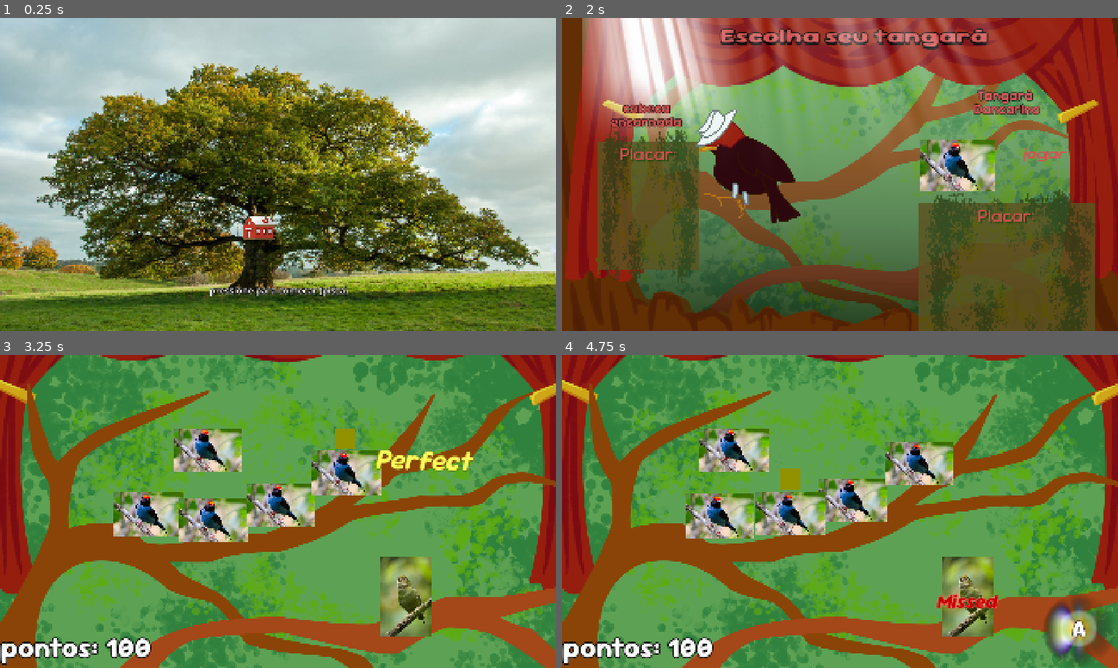
Above: before the commit, frames 1-4 (two rows, left to right).
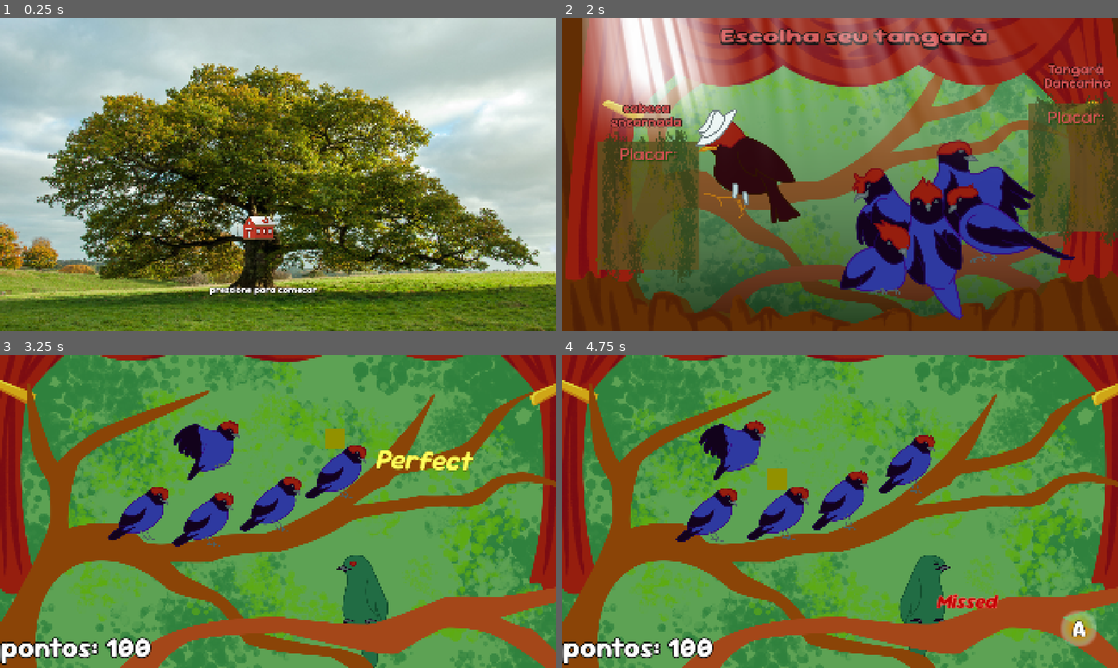
Above: after the commit, the same moments.

Repository: FaunaPolaris/quem-nao-dancar-dancou
Game: Godot game, scene res://mainMenu/mainMenu.tscn
The game is run twice, just before and just after one commit, with the same random seed, the same clock (stepped at 60 frames per second) and the same inputs. Sound files missing from this copy of the repository are replaced by a short silence.
Inputs (mouse positions are in pixels of both pictures, inside the frame that each line leads up to; where the layout moved, square brackets give the same spot in the first picture):
- Up to frame 1 (0.25 s): no input
- Up to frame 2 (2 s): tap Enter at 0.5 s; move the mouse to (962, 158) at 0.52 s; tap A (A) at 0.6 s; tap D (D) at 0.8, 1.35 s; move the mouse to (728, 190) at 1.27 s; tap S (S) at 1.55 s
- Up to frame 3 (3.25 s): click (389, 558) [483, 489] at 2 s; move the mouse to (333, 442) at 2.77 s; tap S (S) at 2.85 s; tap A (A) at 3.05 s
- Up to frame 4 (4.75 s): move the mouse to (812, 574) at 3.52 s; tap A (A) at 3.6 s; tap D (D) at 3.8, 4.35 s; move the mouse to (1006, 558) at 4.27 s; tap S (S) at 4.55 s

The runs differ from the first frame. In frame 1, 0.5% of the frame differs, in the area x 37-63%, y 85-89%; in frame 2, 25%, in the area x 50-100%, y 14-100%; in frame 3, 13%; in frame 4, 14%.

Commit message:
art for blue bird

Diff:
--- a/gameDancarino/Individual/individual.gd
+++ b/gameDancarino/Individual/individual.gd
@@ -18,6 +18,7 @@
 	var	tween : Tween
 	tween = get_tree().create_tween()
 	if queue_position == 5:
+		$art.play("fly")
 		tween.tween_property(self, "global_position", self.global_position + Vector2(100, -200), .2)
 		tween.tween_property(self, "global_position", self.global_position + Vector2(600, -200), .4)
 		tween.tween_property(self, "global_position", positions[0], .2)
@@ -25,7 +26,8 @@
 		if is_player:
 			emit_signal("player_flying")
 	else:
-		tween.tween_property(self, "global_position", self.global_position + Vector2(0, -50), .2)
+		$art.play("jump")
+		tween.tween_property(self, "global_position", self.global_position + Vector2(-50, -50), .2)
 		tween.tween_property(self, "global_position", positions[queue_position], .6)
 		queue_position += 1
 		if is_player:
--- a/gameDancarino/Individual/individual.tscn
+++ b/gameDancarino/Individual/individual.tscn
@@ -1,14 +1,49 @@
-[gd_scene load_steps=3 format=3 uid="uid://b20qxhhyj0u7o"]
+[gd_scene load_steps=8 format=3 uid="uid://b20qxhhyj0u7o"]
 
 [ext_resource type="Script" uid="uid://c6rec31hwihuq" path="res://gameDancarino/Individual/individual.gd" id="1_uh68m"]
-[ext_resource type="Texture2D" uid="uid://cvtqax8ofcdrc" path="res://Shared/assets/tangaraDancarino.jpg" id="2_n5w06"]
+[ext_resource type="Texture2D" uid="uid://cre6woelk3cyg" path="res://gameDancarino/assets/dancarino_voo1.png" id="2_3e317"]
+[ext_resource type="Texture2D" uid="uid://hmq7yc3a4qx" path="res://gameDancarino/assets/dancarino_voo2.png" id="3_207c1"]
+[ext_resource type="Texture2D" uid="uid://b2dkk7vjp88c8" path="res://gameDancarino/assets/dancarino_pulinho1.png" id="4_v3oti"]
+[ext_resource type="Texture2D" uid="uid://djcrlcql3yow1" path="res://gameDancarino/assets/dancarino_pulinho2.png" id="5_ui4tu"]
+[ext_resource type="Texture2D" uid="uid://dd0jjggp4evmn" path="res://gameDancarino/assets/dancarino_pulinho3.png" id="6_dlp1l"]
+
+[sub_resource type="SpriteFrames" id="SpriteFrames_kn5v1"]
+animations = [{
+"frames": [{
+"duration": 1.0,
+"texture": ExtResource("2_3e317")
+}, {
+"duration": 1.0,
+"texture": ExtResource("3_207c1")
+}],
+"loop": true,
+"name": &"fly",
+"speed": 5.0
+}, {
+"frames": [{
+"duration": 1.0,
+"texture": ExtResource("4_v3oti")
+}, {
+"duration": 1.0,
+"texture": ExtResource("5_ui4tu")
+}, {
+"duration": 1.0,
+"texture": ExtResource("6_dlp1l")
+}],
+"loop": true,
+"name": &"jump",
+"speed": 8.0
+}]
 
 [node name="individual" type="Node2D"]
 script = ExtResource("1_uh68m")
 
-[node name="art" type="Sprite2D" parent="."]
+[node name="art" type="AnimatedSprite2D" parent="."]
 scale = Vector2(0.6, 0.6)
-texture = ExtResource("2_n5w06")
+sprite_frames = SubResource("SpriteFrames_kn5v1")
+animation = &"jump"
+autoplay = "jump"
+frame_progress = 0.654255
 
 [node name="ColorRect" type="ColorRect" parent="."]
 visible = false
--- a/gameDancarino/gameDancarino.gd
+++ b/gameDancarino/gameDancarino.gd
@@ -33,23 +33,27 @@
 		new_popup.position = Vector2(randi_range(200, 1720), randi_range(200, 880))
 		new_popup.get_node("perfect").show()
 		add_child(new_popup)
+		$DancarinoFem.play("love")
 	elif accuracy > 60:
 		var popup_scene = load("res://gameDancarino/popUp/popUp.tscn")
 		var new_popup = popup_scene.instantiate()
 		new_popup.position = Vector2(randi_range(200, 1720), randi_range(200, 880))
 		new_popup.get_node("good").show()
 		add_child(new_popup)
+		$DancarinoFem.play("default")
 	elif accuracy > 40:
 		var popup_scene = load("res://gameDancarino/popUp/popUp.tscn")
 		var new_popup = popup_scene.instantiate()
 		new_popup.position = Vector2(randi_range(200, 1720), randi_range(200, 880))
 		new_popup.get_node("okay").show()
+		$DancarinoFem.play("bad")
 		add_child(new_popup)
 	else:
 		var popup_scene = load("res://gameDancarino/popUp/popUp.tscn")
 		var new_popup = popup_scene.instantiate()
 		new_popup.position = Vector2(randi_range(200, 1720), randi_range(200, 880))
 		new_popup.get_node("missed").show()
+		$DancarinoFem.play("bad")
 		add_child(new_popup)
 
 func _on_individual_5_player_flying() -> void:
--- a/gameDancarino/gameDancarino.tscn
+++ b/gameDancarino/gameDancarino.tscn
@@ -1,12 +1,41 @@
-[gd_scene load_steps=8 format=3 uid="uid://wmasociacvuy"]
+[gd_scene load_steps=11 format=3 uid="uid://wmasociacvuy"]
 
 [ext_resource type="Script" uid="uid://ditrhi0tiof5g" path="res://gameDancarino/gameDancarino.gd" id="1_qqvk5"]
 [ext_resource type="PackedScene" uid="uid://b20qxhhyj0u7o" path="res://gameDancarino/Individual/individual.tscn" id="2_1s54u"]
 [ext_resource type="Texture2D" uid="uid://c1h2lw2e8nj31" path="res://Shared/assets/background_menu_fundoverde.png" id="2_qqvk5"]
 [ext_resource type="Texture2D" uid="uid://d3r782heys5v5" path="res://Shared/assets/background_menu_cortina.png" id="3_7wqvk"]
 [ext_resource type="Texture2D" uid="uid://dmh7g80ko6hin" path="res://Shared/assets/background_menu_galhos.png" id="3_irmdr"]
-[ext_resource type="Texture2D" uid="uid://ypoyd5ekeh1g" path="res://gameDancarino/assets/dancarinoFem.jpeg" id="6_7wqvk"]
+[ext_resource type="Texture2D" uid="uid://chogncaj5hosl" path="res://gameDancarino/assets/femea3.png" id="4_phpjv"]
+[ext_resource type="Texture2D" uid="uid://b3h6t23hb3l0w" path="res://gameDancarino/assets/femea1.png" id="5_7wfw4"]
 [ext_resource type="LabelSettings" uid="uid://ctrfkkqyheg2r" path="res://Shared/resources/pointsLabelSetting.tres" id="6_chxhc"]
+[ext_resource type="Texture2D" uid="uid://doq8t3l7knbmj" path="res://gameDancarino/assets/femea2.png" id="6_hlgc1"]
+
+[sub_resource type="SpriteFrames" id="SpriteFrames_x7vpx"]
+animations = [{
+"frames": [{
+"duration": 1.0,
+"texture": ExtResource("4_phpjv")
+}],
+"loop": true,
+"name": &"bad",
+"speed": 5.0
+}, {
+"frames": [{
+"duration": 1.0,
+"texture": ExtResource("5_7wfw4")
+}],
+"loop": true,
+"name": &"default",
+"speed": 5.0
+}, {
+"frames": [{
+"duration": 1.0,
+"texture": ExtResource("6_hlgc1")
+}],
+"loop": true,
+"name": &"love",
+"speed": 5.0
+}]
 
 [node name="gameDancarino" type="Node2D"]
 script = ExtResource("1_qqvk5")
@@ -19,6 +48,13 @@
 position = Vector2(976, 300)
 scale = Vector2(1.19197, 1.19197)
 texture = ExtResource("3_7wqvk")
+
+[node name="DancarinoFem" type="AnimatedSprite2D" parent="."]
+position = Vector2(1251, 880)
+scale = Vector2(0.607492, 0.607492)
+sprite_frames = SubResource("SpriteFrames_x7vpx")
+animation = &"bad"
+autoplay = "default"
 
 [node name="BackgroundMenuGalhos" type="Sprite2D" parent="."]
 position = Vector2(943, 609)
@@ -66,10 +102,6 @@
 wait_time = 60.0
 autostart = true
 
-[node name="DancarinoFem" type="Sprite2D" parent="."]
-position = Vector2(1400, 834)
-texture = ExtResource("6_7wqvk")
-
 [connection signal="timeout" from="Timer" to="individuals/individual" method="_on_timer_timeout"]
 [connection signal="timeout" from="Timer" to="individuals/individual2" method="_on_timer_timeout"]
 [connection signal="timeout" from="Timer" to="individuals/individual3" method="_on_timer_timeout"]
--- a/gameDancarino/note/note.tscn
+++ b/gameDancarino/note/note.tscn
@@ -89,6 +89,7 @@
 autostart = true
 
 [node name="ColorRect" type="ColorRect" parent="."]
+visible = false
 material = SubResource("ShaderMaterial_qddas")
 custom_minimum_size = Vector2(128, 128)
 offset_left = -63.0
--- a/levelSelect/levelSelect.tscn
+++ b/levelSelect/levelSelect.tscn
@@ -1,11 +1,10 @@
-[gd_scene load_steps=29 format=3 uid="uid://7t6gjyxgshnk"]
+[gd_scene load_steps=40 format=3 uid="uid://7t6gjyxgshnk"]
 
 [ext_resource type="Script" uid="uid://b0v8ighdy3ybo" path="res://levelSelect/levelSelect.gd" id="1_hcn63"]
 [ext_resource type="Texture2D" uid="uid://c1h2lw2e8nj31" path="res://Shared/assets/background_menu_fundoverde.png" id="2_gmxw2"]
 [ext_resource type="Texture2D" uid="uid://6iirxdt5xlqg" path="res://levelSelect/assets/background_menu_arvore.png" id="3_xieua"]
 [ext_resource type="Texture2D" uid="uid://d3r782heys5v5" path="res://Shared/assets/background_menu_cortina.png" id="4_lr5va"]
 [ext_resource type="Texture2D" uid="uid://dmh7g80ko6hin" path="res://Shared/assets/background_menu_galhos.png" id="5_7ntnu"]
-[ext_resource type="Texture2D" uid="uid://cvtqax8ofcdrc" path="res://Shared/assets/tangaraDancarino.jpg" id="5_xieua"]
 [ext_resource type="FontFile" uid="uid://edafsmx010lx" path="res://Shared/font/Sour_Gummy/static/SourGummy-Bold.ttf" id="6_os0ik"]
 [ext_resource type="Shader" uid="uid://bcc3ymfw0urw5" path="res://Shared/shader/godRay.gdshader" id="6_q4fc6"]
 [ext_resource type="FontFile" uid="uid://gvbhd4h8hnys" path="res://Shared/font/Sour_Gummy/static/SourGummy_SemiExpanded-MediumItalic.ttf" id="7_2rl2q"]
@@ -13,6 +12,7 @@
 [ext_resource type="FontFile" uid="uid://b0qrr2g3y806y" path="res://Shared/font/Sour_Gummy/static/SourGummy-Regular.ttf" id="9_3n1rp"]
 [ext_resource type="FontFile" uid="uid://x4acwt6ufigu" path="res://Shared/font/Sour_Gummy/static/SourGummy-LightItalic.ttf" id="10_ybgj6"]
 [ext_resource type="Texture2D" uid="uid://8f8b7osf0sfl" path="res://levelSelect/assets/tancabeca_menu.png" id="12_os0ik"]
+[ext_resource type="Texture2D" uid="uid://cgrso4mp74i1e" path="res://levelSelect/assets/dancarino_menu.png" id="13_os0ik"]
 [ext_resource type="FontFile" uid="uid://cj8fqv5peabgs" path="res://Shared/font/Sour_Gummy/static/SourGummy_Expanded-ExtraBold.ttf" id="14_3n1rp"]
 
 [sub_resource type="Gradient" id="Gradient_3n1rp"]
@@ -86,6 +86,28 @@
 Button/styles/normal = SubResource("StyleBoxEmpty_ybgj6")
 Button/styles/pressed = SubResource("StyleBoxEmpty_wjieo")
 
+[sub_resource type="StyleBoxEmpty" id="StyleBoxEmpty_3xcga"]
+
+[sub_resource type="StyleBoxEmpty" id="StyleBoxEmpty_y1g8u"]
+
+[sub_resource type="StyleBoxEmpty" id="StyleBoxEmpty_yq00d"]
+
+[sub_resource type="StyleBoxEmpty" id="StyleBoxEmpty_g14b6"]
+
+[sub_resource type="StyleBoxEmpty" id="StyleBoxEmpty_inkgg"]
+
+[sub_resource type="StyleBoxEmpty" id="StyleBoxEmpty_wfcia"]
+
+[sub_resource type="StyleBoxEmpty" id="StyleBoxEmpty_a86sh"]
+
+[sub_resource type="StyleBoxEmpty" id="StyleBoxEmpty_xjmys"]
+
+[sub_resource type="StyleBoxEmpty" id="StyleBoxEmpty_thi4l"]
+
+[sub_resource type="StyleBoxEmpty" id="StyleBoxEmpty_w5kgr"]
+
+[sub_resource type="StyleBoxEmpty" id="StyleBoxEmpty_m7xjy"]
+
 [sub_resource type="LabelSettings" id="LabelSettings_gmxw2"]
 font = ExtResource("14_3n1rp")
 font_size = 64
@@ -255,39 +277,44 @@
 shape = SubResource("RectangleShape2D_pmsvn")
 
 [node name="name" type="Label" parent="ParallaxBackground/ParallaxLayer5/TangaraDancarino"]
-offset_left = -516.0
-offset_top = -217.0
-offset_right = 71.0
-offset_bottom = -48.0
+offset_left = -272.0
+offset_top = -307.0
+offset_right = 315.0
+offset_bottom = -138.0
 text = "Tangará
 Dancarino"
 label_settings = SubResource("LabelSettings_hcn63")
 horizontal_alignment = 1
 
-[node name="VBoxContainer" type="VBoxContainer" parent="ParallaxBackground/ParallaxLayer5/TangaraDancarino"]
-custom_minimum_size = Vector2(64, 64)
-offset_left = -249.0
-offset_top = -16.0
-offset_right = 64.0
-offset_bottom = 182.0
-theme = SubResource("Theme_hcn63")
-
-[node name="play" type="Button" parent="ParallaxBackground/ParallaxLayer5/TangaraDancarino/VBoxContainer"]
-layout_mode = 2
+[node name="play" type="Button" parent="ParallaxBackground/ParallaxLayer5/TangaraDancarino"]
+offset_left = -791.0
+offset_top = -59.0
+offset_right = -41.0
+offset_bottom = 569.0
 mouse_filter = 1
-text = "jogar"
+theme_override_styles/focus = SubResource("StyleBoxEmpty_3xcga")
+theme_override_styles/disabled_mirrored = SubResource("StyleBoxEmpty_y1g8u")
+theme_override_styles/disabled = SubResource("StyleBoxEmpty_yq00d")
+theme_override_styles/hover_pressed_mirrored = SubResource("StyleBoxEmpty_g14b6")
+theme_override_styles/hover_pressed = SubResource("StyleBoxEmpty_inkgg")
+theme_override_styles/hover_mirrored = SubResource("StyleBoxEmpty_wfcia")
+theme_override_styles/hover = SubResource("StyleBoxEmpty_a86sh")
+theme_override_styles/pressed_mirrored = SubResource("StyleBoxEmpty_xjmys")
+theme_override_styles/pressed = SubResource("StyleBoxEmpty_thi4l")
+theme_override_styles/normal_mirrored = SubResource("StyleBoxEmpty_w5kgr")
+theme_override_styles/normal = SubResource("StyleBoxEmpty_m7xjy")
 
 [node name="ScoreBoard" type="Panel" parent="ParallaxBackground/ParallaxLayer5/TangaraDancarino"]
-offset_left = -512.0
-offset_top = 188.0
-offset_right = 68.0
-offset_bottom = 624.0
+offset_left = -134.0
+offset_top = -153.0
+offset_right = 173.0
+offset_bottom = 283.0
 mouse_filter = 1
 theme_override_styles/panel = ExtResource("8_os0ik")
 
 [node name="VBox" type="VBoxContainer" parent="ParallaxBackground/ParallaxLayer5/TangaraDancarino/ScoreBoard"]
 layout_mode = 0
-offset_right = 577.0
+offset_right = 302.0
 offset_bottom = 424.0
 
 [node name="title" type="Label" parent="ParallaxBackground/ParallaxLayer5/TangaraDancarino/ScoreBoard/VBox"]
@@ -316,16 +343,15 @@
 [node name="spotlight" type="ColorRect" parent="ParallaxBackground/ParallaxLayer5/TangaraDancarino"]
 visible = false
 material = SubResource("ShaderMaterial_gmxw2")
-offset_left = -590.0
-offset_top = -760.0
-offset_right = 247.0
-offset_bottom = 43.0
+offset_left = -806.0
+offset_top = -585.0
+offset_right = 31.0
+offset_bottom = 218.0
 mouse_filter = 2
 
 [node name="Sprite2D" type="Sprite2D" parent="ParallaxBackground/ParallaxLayer5/TangaraDancarino"]
-position = Vector2(-391, 57)
-scale = Vector2(0.6495, 0.704)
-texture = ExtResource("5_xieua")
+position = Vector2(-396, 277)
+texture = ExtResource("13_os0ik")
 
 [node name="title" type="Label" parent="."]
 anchors_preset = 15
@@ -358,4 +384,4 @@
 [connection signal="pressed" from="ParallaxBackground/ParallaxLayer5/TangaraCabeca-encarnada/VBoxContainer/play" to="." method="_on_cabeca_encarnada_pressed"]
 [connection signal="mouse_entered" from="ParallaxBackground/ParallaxLayer5/TangaraDancarino/Area2D" to="." method="_on_dancarino_mouse_entered"]
 [connection signal="mouse_exited" from="ParallaxBackground/ParallaxLayer5/TangaraDancarino/Area2D" to="." method="_on_dancarino_mouse_exited"]
-[connection signal="pressed" from="ParallaxBackground/ParallaxLayer5/TangaraDancarino/VBoxContainer/play" to="." method="_on_dancarino_pressed"]
+[connection signal="pressed" from="ParallaxBackground/ParallaxLayer5/TangaraDancarino/play" to="." method="_on_dancarino_pressed"]
--- a/mainMenu/mainMenu.gd
+++ b/mainMenu/mainMenu.gd
@@ -2,6 +2,8 @@
 
 var level_select = preload("res://levelSelect/levelSelect.tscn")
 var	leaving	: bool = false
+var	label_is_shown : bool = true
+var counter : int = 0
 
 func _process(_delta):
 	if Input.is_anything_pressed() and !leaving:
@@ -10,3 +12,12 @@
 
 func _on_transition_animation_finished(anim_name: StringName) -> void:
 	get_tree().change_scene_to_packed(level_select)
+
+
+func _on_blink_timeout() -> void:
+	if label_is_shown and counter > 3:
+		$Label.hide()
+		counter = 0
+	else:
+		counter += 1
+		$Label.show()
--- a/mainMenu/mainMenu.tscn
+++ b/mainMenu/mainMenu.tscn
@@ -1,10 +1,12 @@
-[gd_scene load_steps=8 format=3 uid="uid://dn273r77ha3f4"]
+[gd_scene load_steps=9 format=3 uid="uid://dn273r77ha3f4"]
 
 [ext_resource type="Texture2D" uid="uid://r4wj4dvh16im" path="res://mainMenu/assets/treeBackground.jpeg" id="1_6ay73"]
 [ext_resource type="Script" uid="uid://c6gdvjltg18fg" path="res://mainMenu/mainMenu.gd" id="1_b4frg"]
 [ext_resource type="Texture2D" uid="uid://llfvp8igt871" path="res://mainMenu/assets/house.png" id="2_b4frg"]
+[ext_resource type="FontFile" uid="uid://cvyenicim88j7" path="res://Shared/font/Sour_Gummy/static/SourGummy-ExtraBold.ttf" id="4_yobga"]
 
 [sub_resource type="LabelSettings" id="LabelSettings_yobga"]
+font = ExtResource("4_yobga")
 font_size = 32
 outline_size = 8
 outline_color = Color(0, 0, 0, 1)
@@ -115,7 +117,7 @@
 offset_top = 916.0
 offset_right = 1086.0
 offset_bottom = 976.0
-text = "pressione para comecar (pisca)"
+text = "pressione para comecar"
 label_settings = SubResource("LabelSettings_yobga")
 
 [node name="transition" type="AnimationPlayer" parent="."]
@@ -129,4 +131,9 @@
 mouse_filter = 2
 color = Color(0, 0, 0, 0)
 
+[node name="blink" type="Timer" parent="."]
+wait_time = 0.1
+autostart = true
+
 [connection signal="animation_finished" from="transition" to="." method="_on_transition_animation_finished"]
+[connection signal="timeout" from="blink" to="." method="_on_blink_timeout"]
Binary file removed: Shared/assets/tangaraCabeca-de-ouro.jpeg
Not shown, removed: Shared/assets/tangaraCabeca-de-ouro.jpeg.import
Binary file removed: Shared/assets/tangaraDancarino.jpg
Not shown, removed: Shared/assets/tangaraDancarino.jpg.import
Not shown, added: Shared/sound/ambiente menu fora arvore.ogg.import
Not shown, added: Shared/sound/bird menu OGG master.ogg.import
Not shown, added: Shared/sound/fanfarra highscore master OGG.ogg.import
Not shown, added: Shared/sound/fanfarra normal master OGG.ogg.import
Not shown, added: Shared/sound/fase 1 select OGG.ogg.import
Not shown, added: Shared/sound/fase 2 OGG master.ogg.import
Not shown, added: Shared/sound/fase 2 select OGG.ogg.import
Not shown, added: Shared/sound/sequencia de pontos varição.ogg.import
(and 35 more such lines)
